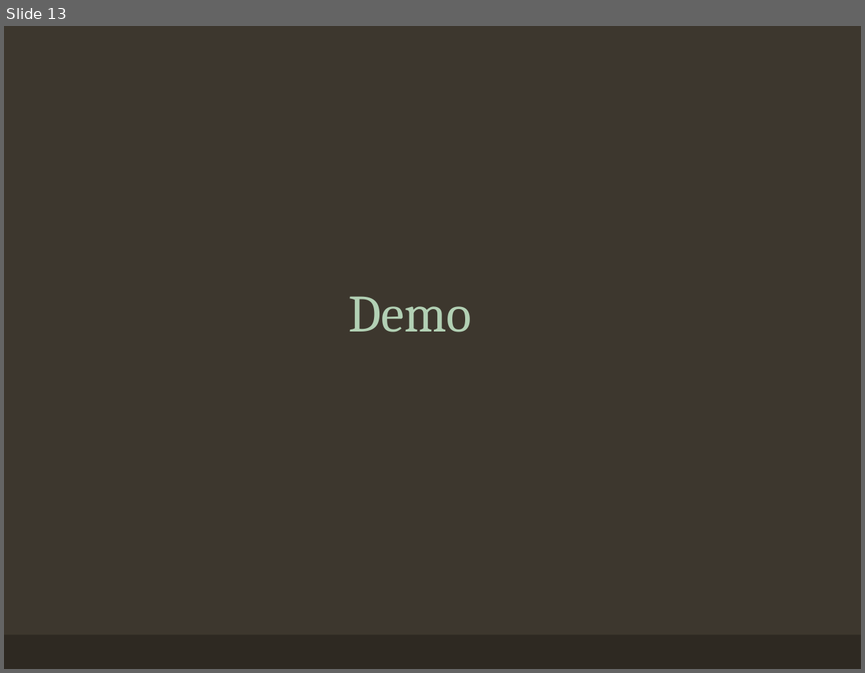
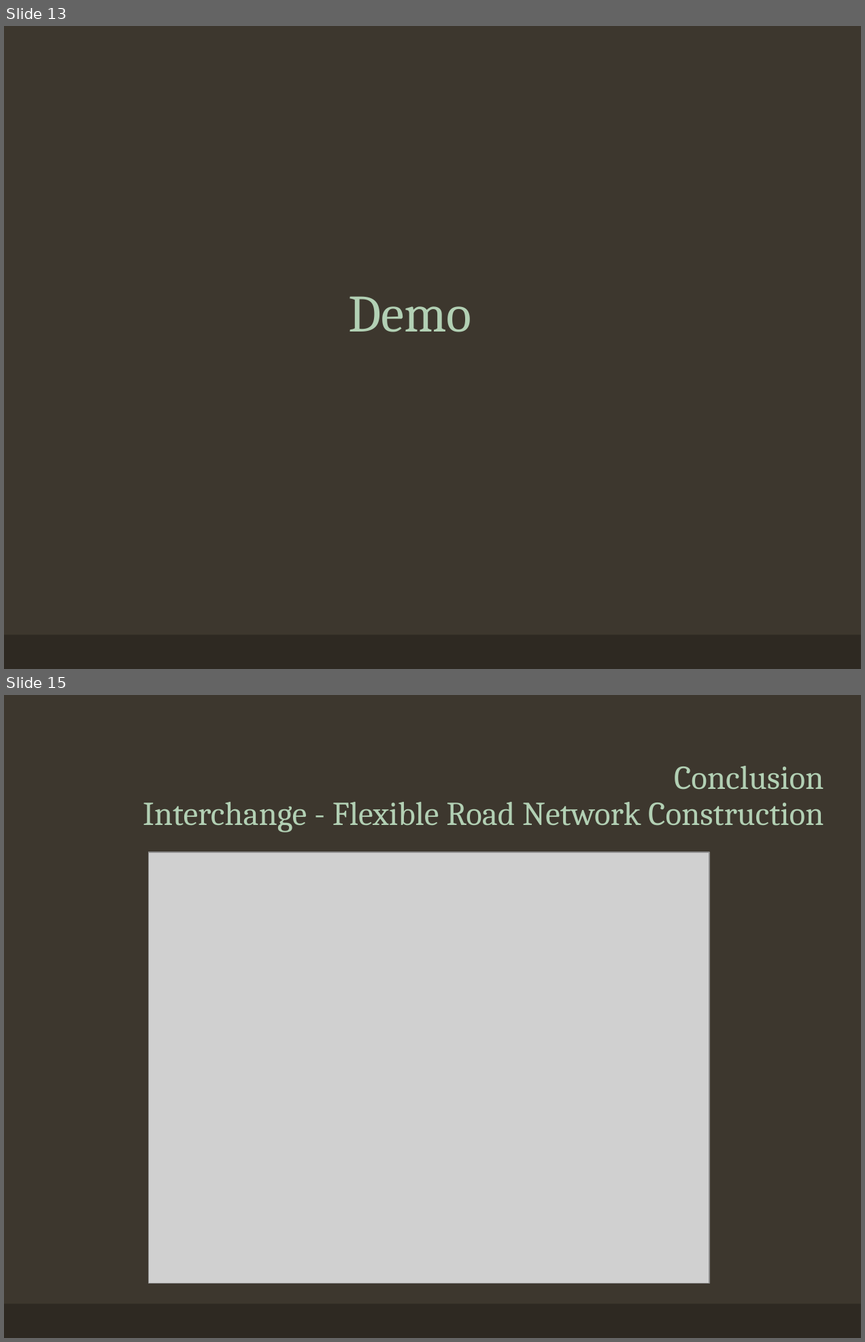
Before and after one commit to CharlieFaceButt/Traffic-Simulation, a slide deck: Presentation.pptx. Shown one above the other, each under a label of ours: slide 13 before the commit, slides 13 and 15 after it; the slides between them are not shown. The pictures are 865x673 and 865x1342 pixels, drawn with LibreOffice and Linux fonts; fonts in the diff are those of the drawing; grey boxes stand for pictures. Boxes give left, top, right and bottom in pixels: in the first picture for what was removed or moved away, otherwise in the second. Text is boxed around its words. In the diff, an @@ line names an element or a change of style, - is before the commit and + after.

```diff
--- a/Presentation.pptx
+++ b/Presentation.pptx
@@ slide 15 added at [4,695,861,1338], background #3D372E; not listed: 1 template element that a slide beside it also shows @@
@@ title added at [143,766,823,832], 28 pt, text #B2D0B4 @@
+Conclusion
+Interchange - Flexible Road Network Construction
@@ picture added at [149,852,709,1283] @@
```
Also in this commit, not shown: 7 slides changed, 2 other slides added, 3 other files.
